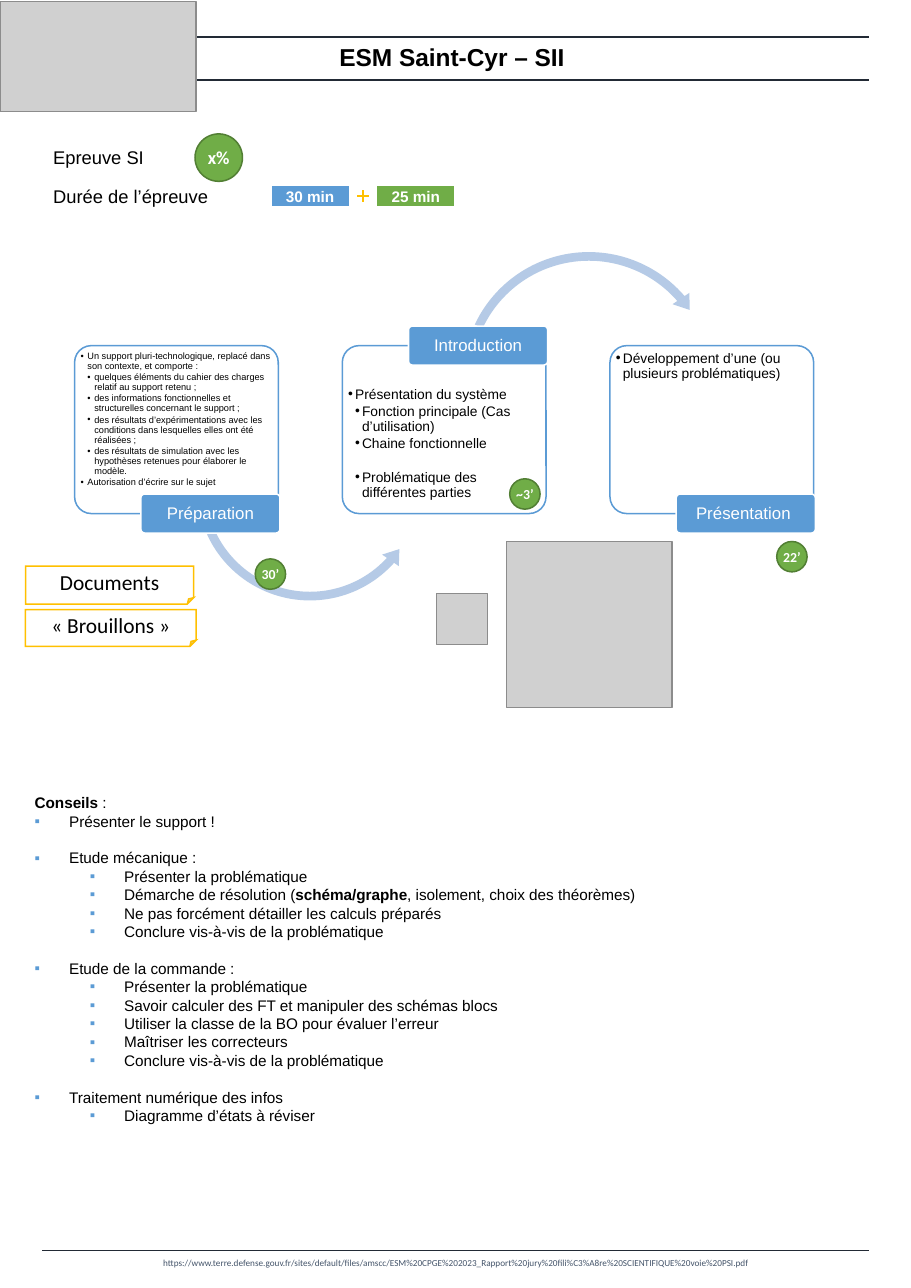
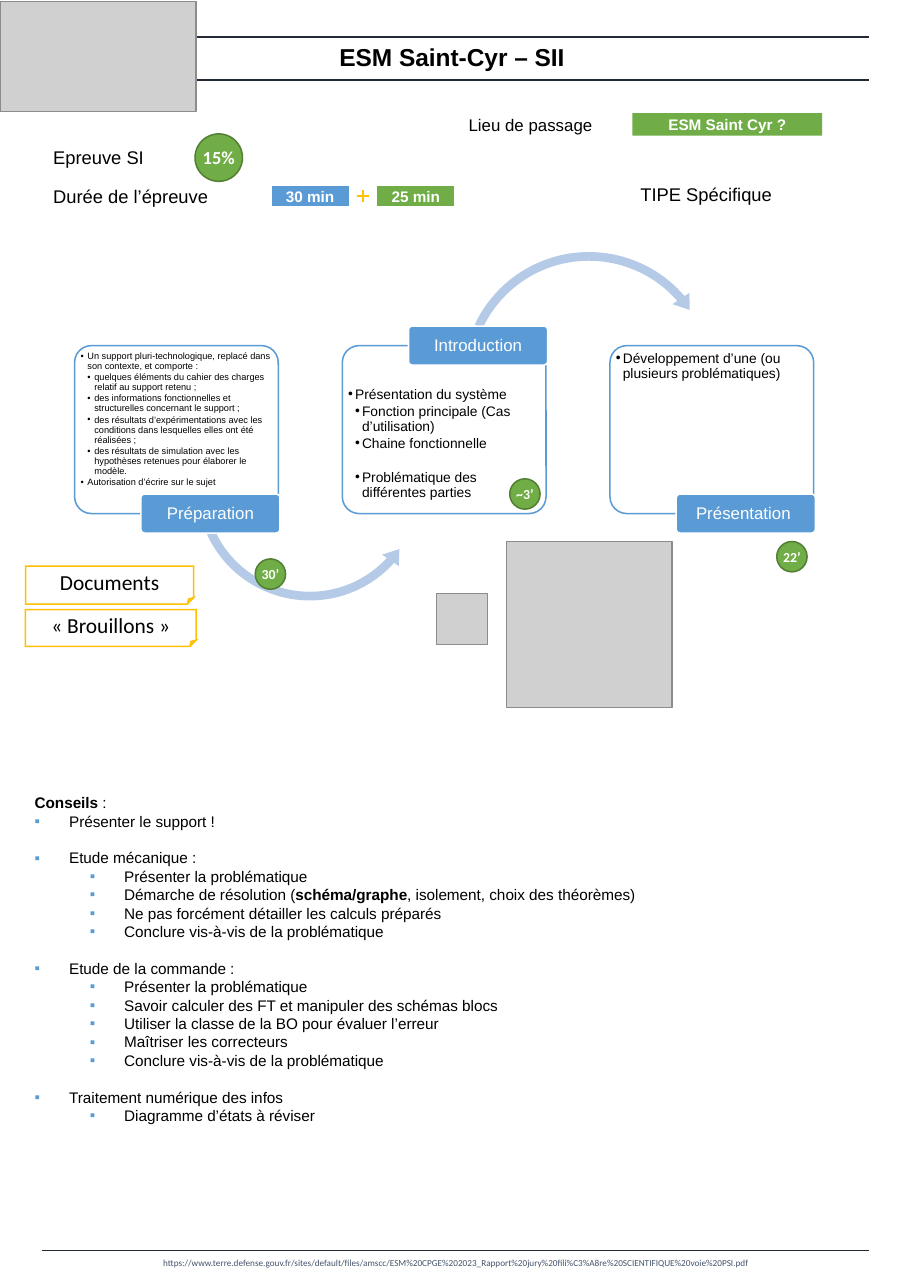
Before and after one commit to xpessoles/PSI_Preparation_Oral, a slide deck: slide 7 of PresentationsEpreuves/Presentations_Epreuves.pptx. Drawn at 911x1288 pixels with LibreOffice and Linux fonts; fonts in the diff are those of the drawing; grey boxes stand for pictures. Boxes give left, top, right and bottom in pixels: in the first picture for what was removed or moved away, otherwise in the second. Text is boxed around its words. In the diff, an @@ line names an element or a change of style, - is before the commit and + after.

```diff
--- a/PresentationsEpreuves/Presentations_Epreuves.pptx
+++ b/PresentationsEpreuves/Presentations_Epreuves.pptx
@@ text added at <box>469,118,593,135</box>, 11 pt, text #000000 @@
+Lieu de passage
@@ rectangle added at <box>632,113,822,135</box>, fill #70AD47, 10 pt, text #FFFFFF, bold @@
+ESM Saint Cyr ?
@@ text in ellipse at <box>203,151,235,164</box>: text changed @@
-x%
+15%
@@ text added at <box>640,187,772,205</box>, 12 pt, text #000000 @@
+TIPE Spécifique
```
